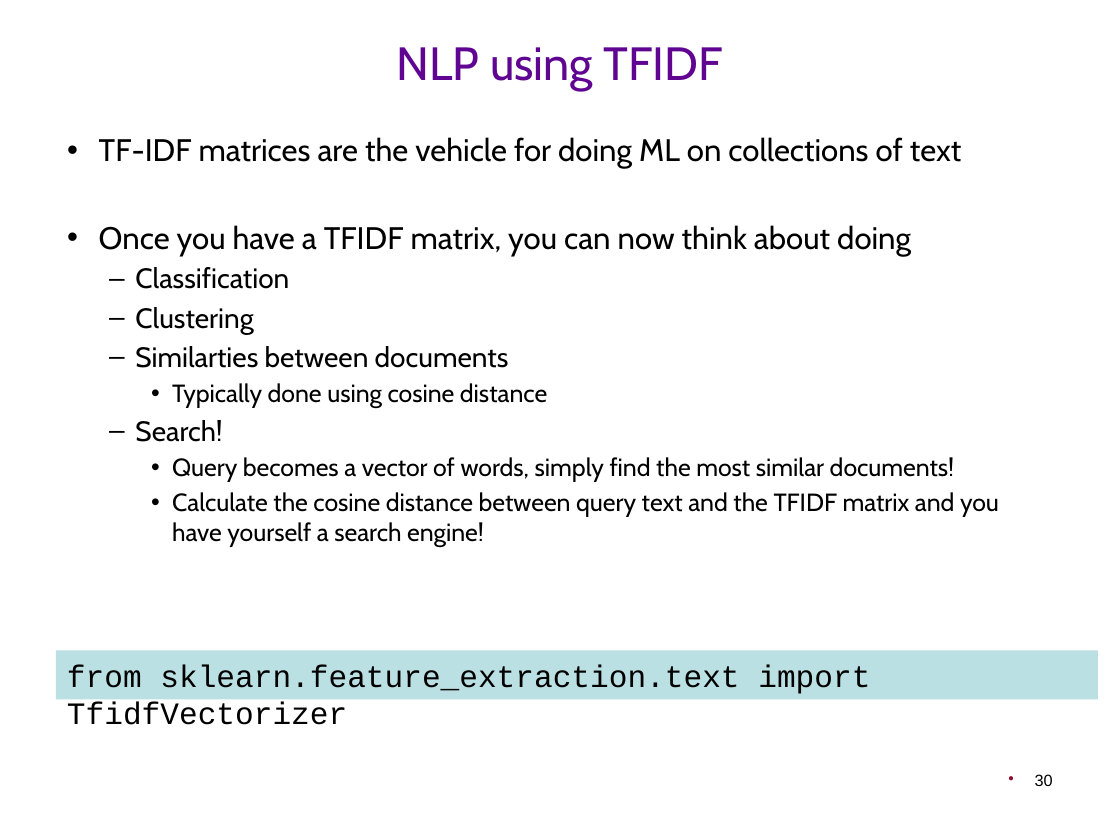
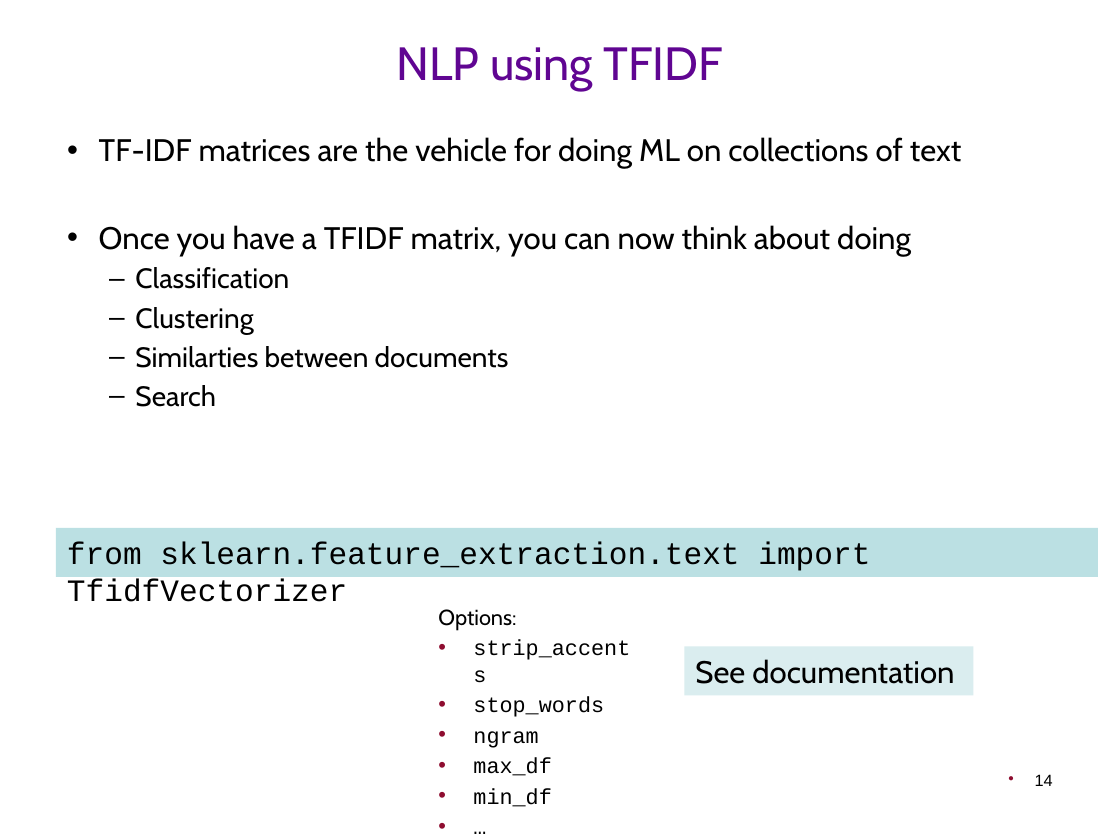
Before and after one commit to CTVisMe/DS4B-core, a slide deck: slide 14 of Slides/T8 - ModellingTextData.pptx (slide 30 before the commit). Drawn at 1120x840 pixels with LibreOffice and Linux fonts; fonts in the diff are those of the drawing; background and template pictures are left out. Boxes give left, top, right and bottom in pixels: in the first picture for what was removed or moved away, otherwise in the second. Text is boxed around its words. In the diff, an @@ line names an element or a change of style, - is before the commit and + after.

```diff
--- a/Slides/T8 - ModellingTextData.pptx
+++ b/Slides/T8 - ModellingTextData.pptx
@@ text at bbox=[135, 385, 216, 407]: text changed; size 16 to 18 pt @@
-    • Typically done using cosine distance
-  – Search!
-    • Query becomes a vector of words, simply find the most similar documents!
-    • Calculate the cosine distance between query text and the TFIDF matrix and you have yourself a search engine!
+  – Search
@@ rectangle "from sklearn.feature_extraction.text import TfidfVectorizer": place and size @@
-rectangle "from sklearn.feature_extraction.text import TfidfVectorizer" at bbox=[56, 651, 1098, 700]
+rectangle "from sklearn.feature_extraction.text import TfidfVectorizer" at bbox=[56, 528, 1098, 577]
@@ text added at bbox=[438, 609, 630, 807], 14 pt, text #000000 @@
+Options:
+• strip_accents
+• stop_words
+• ngram
+• max_df
+• min_df
+• …
@@ rectangle added at bbox=[684, 646, 973, 696], fill #DAEDEF, 20 pt, text #000000 @@
+See documentation
@@ page number at bbox=[1035, 774, 1053, 786]: text changed @@
-30
+14
```
Also in this commit, not shown: 16 other slides changed, 1 slide added, 3 slides removed, 29 other files.
